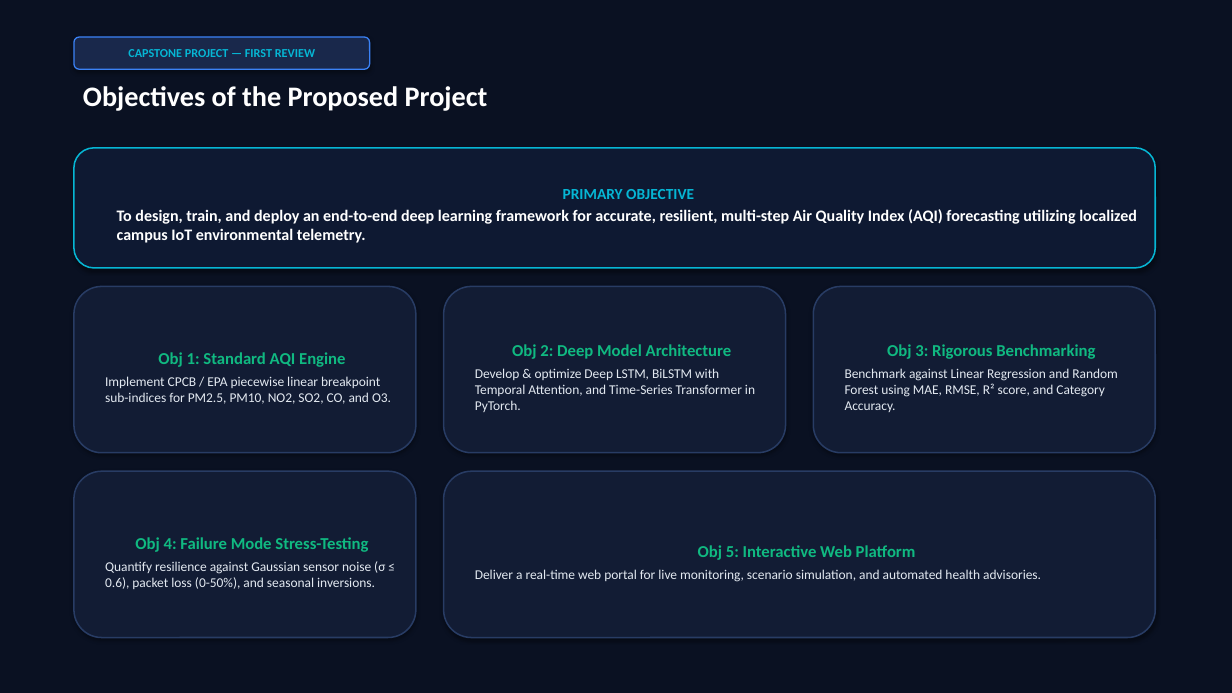
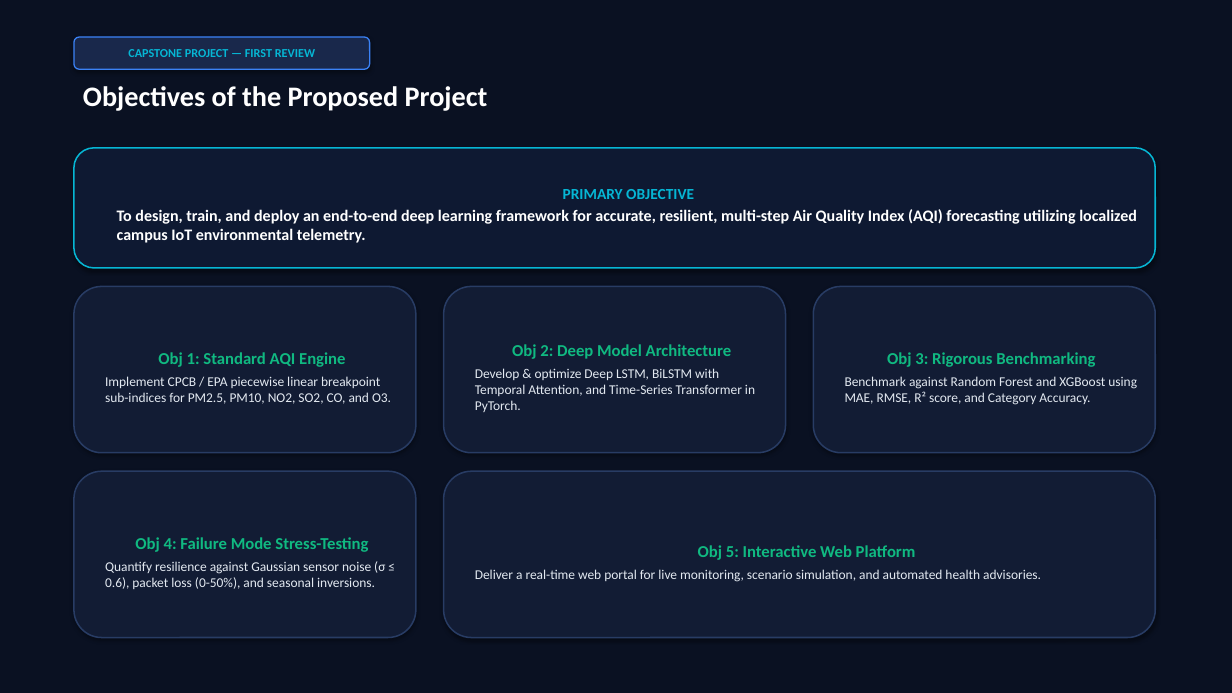
Before and after one commit to Daksh-K-11/final-year-project, a slide deck: slide 4 of docs/Air_Quality_Prediction_Review_1.pptx. Drawn at 1232x693 pixels with LibreOffice and Linux fonts; fonts in the diff are those of the drawing. Boxes give left, top, right and bottom in pixels: in the first picture for what was removed or moved away, otherwise in the second. Text is boxed around its words. In the diff, an @@ line names an element or a change of style, - is before the commit and + after.

```diff
--- a/docs/Air_Quality_Prediction_Review_1.pptx
+++ b/docs/Air_Quality_Prediction_Review_1.pptx
@@ text in rounded rectangle at <box>845,376,1137,405</box>: text changed @@
-Benchmark against Linear Regression and Random Forest using MAE, RMSE, R² score, and Category Accuracy.
+Benchmark against Random Forest and XGBoost using MAE, RMSE, R² score, and Category Accuracy.
```
Also in this commit, not shown: 1 other slide changed, 45 other files.
